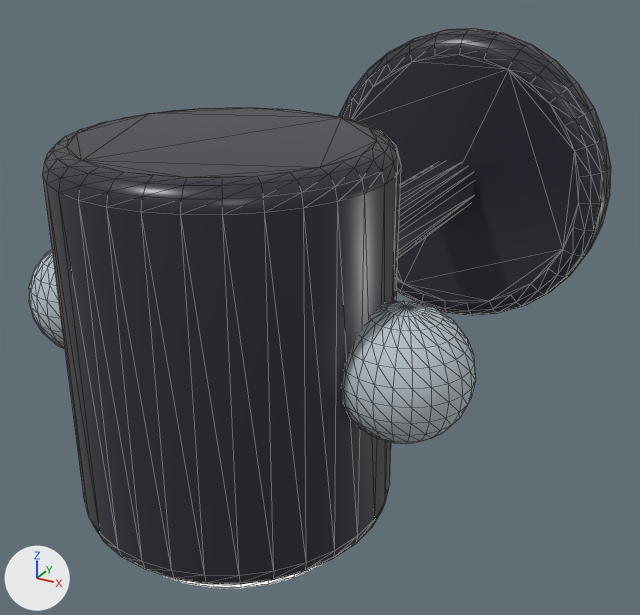
The glTF model assets/3d/native/wallSpotCylinderBlack.glb, before and after one commit.
Both versions are drawn from a 50 mm camera at (0.287, -0.809, 0.533) aimed at (-0.013, -0.264, 0.26). The axes (+X, +Y, +Z) are drawn at lower left. The lights are the same throughout. The first picture is the older version. Mesh edges are drawn as thin lines. Where no turn or scale is listed for an object, it has been applied to the vertices. Vertices at exactly the same position are counted once.

Names of what the first picture shows: 'Cylinder spotlight housing', 'Spotlight support arm', 'Swivel joint', 'Swivel joint.001', 'Wall backplate' and 1 more.
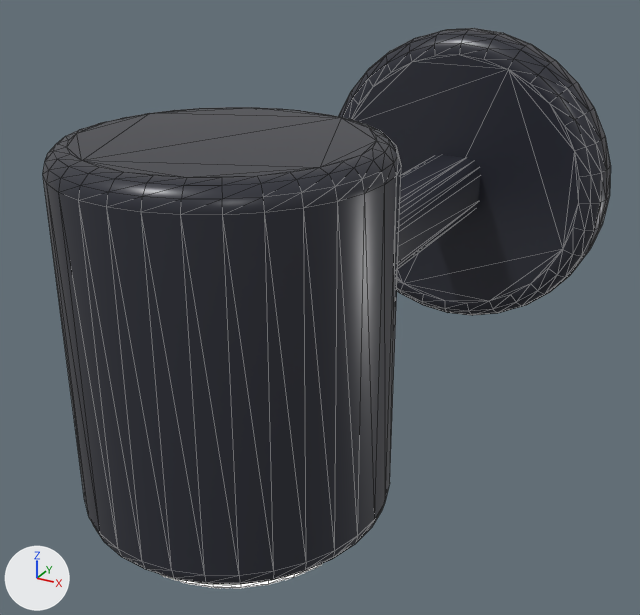
The change, as a diff of the scene's bpy script:
```diff
--- a/assets/3d/native/wallSpotCylinderBlack.glb.py
+++ b/assets/3d/native/wallSpotCylinderBlack.glb.py
@@ me_cube_001 @@
 # used by ob_spotlight_support_arm; location = (0.0, -0.18, 0.3)
-me_cube_001.from_pydata(...)  # 96 vertices, 188 faces; spans x -0.023..0.023, y -0.18..0.18, z -0.023..0.023
+me_cube_001.from_pydata(...)  # 96 vertices, 188 faces; spans x -0.027..0.027, y -0.2..0.2, z -0.027..0.027
+# me_cube_001 part 1: 96 of 96 vertices moved; they spanned x -0.023..0.023, y -0.18..0.18, z -0.023..0.023 and now span x -0.027..0.027, y -0.2..0.2, z -0.027..0.027; mean shift (0.0, 0.0, 0.0)
 me_cube_001.materials.append(mat_spotlight_black)
@@ ob_swivel_joint @@
-ob_swivel_joint = bpy.data.objects.new('Swivel joint', me_sphere)
-ob_swivel_joint.location = (-0.115, -0.4, 0.3)
@@ ob_swivel_joint_001 @@
-ob_swivel_joint_001 = bpy.data.objects.new('Swivel joint.001', me_sphere_001)
-ob_swivel_joint_001.location = (0.115, -0.4, 0.3)
```

Where the change shows, as pixel boxes (x1, y1, x2, y2) in the pictures (640 x 615 px):
'Swivel joint.001', deleted (pale blue): before (342, 301, 476, 444)
'Spotlight support arm', reshaped: before (398, 161, 475, 257); after (398, 155, 480, 268)
'Swivel joint', deleted (pale blue): before (29, 249, 65, 349)
